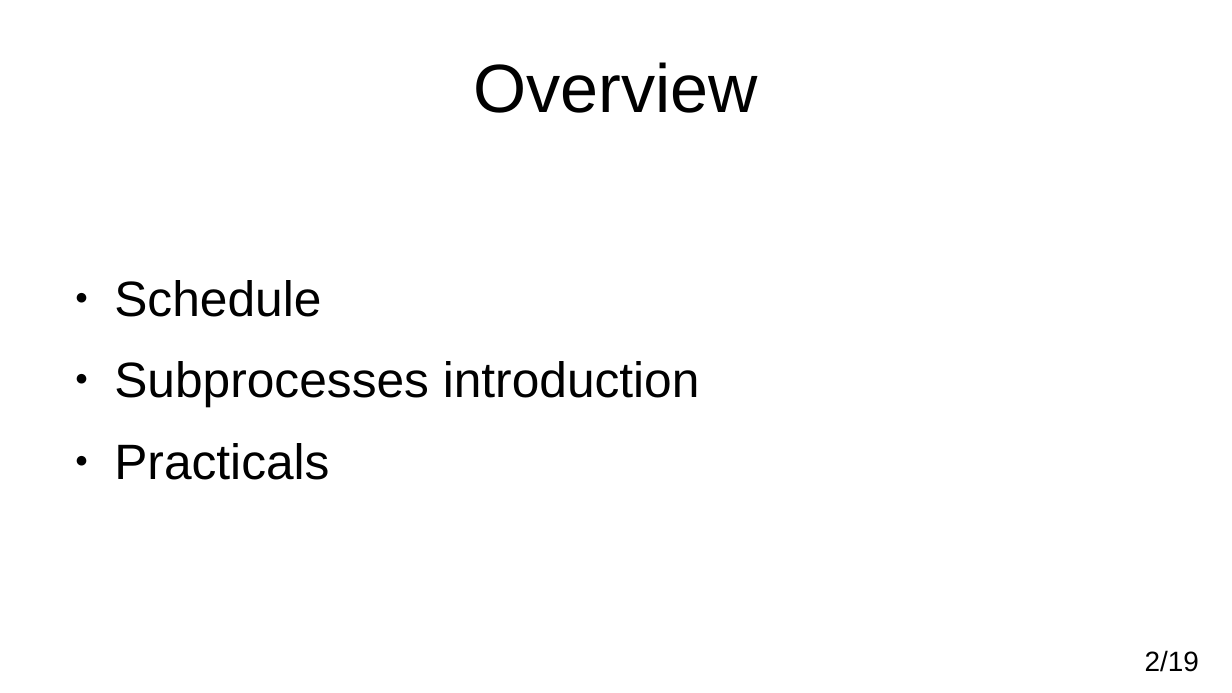
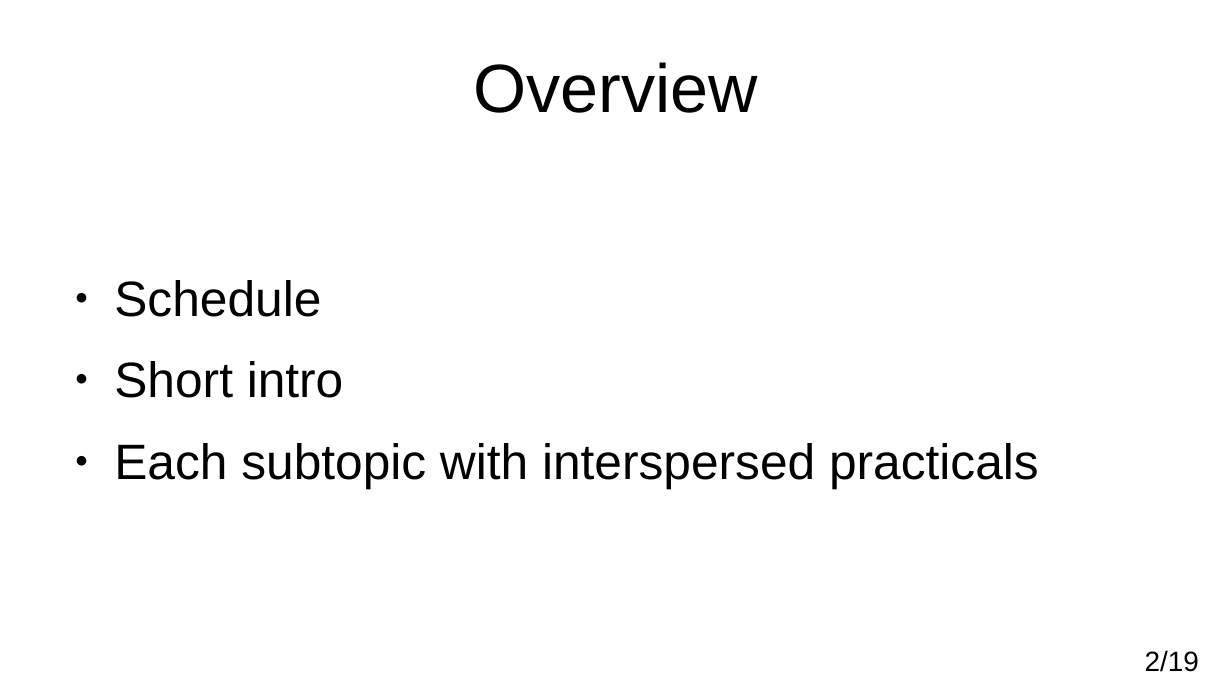
Before and after one commit to adamkewley/rse-meetups, a slide deck: slide 2 of 5_Subprocesses/PresentationSlides.odp. Drawn at 1232x693 pixels with LibreOffice and Linux fonts; fonts in the diff are those of the drawing. Boxes give left, top, right and bottom in pixels: in the first picture for what was removed or moved away, otherwise in the second. Text is boxed around its words. In the diff, an @@ line names an element or a change of style, - is before the commit and + after.

```diff
--- a/5_Subprocesses/PresentationSlides.odp
+++ b/5_Subprocesses/PresentationSlides.odp
@@ text at box(114, 361, 1039, 489): text changed @@
-● Subprocesses introduction
-● Practicals
+● Short intro
+● Each subtopic with interspersed practicals
```
Also in this commit, not shown: 1 other slide changed.
